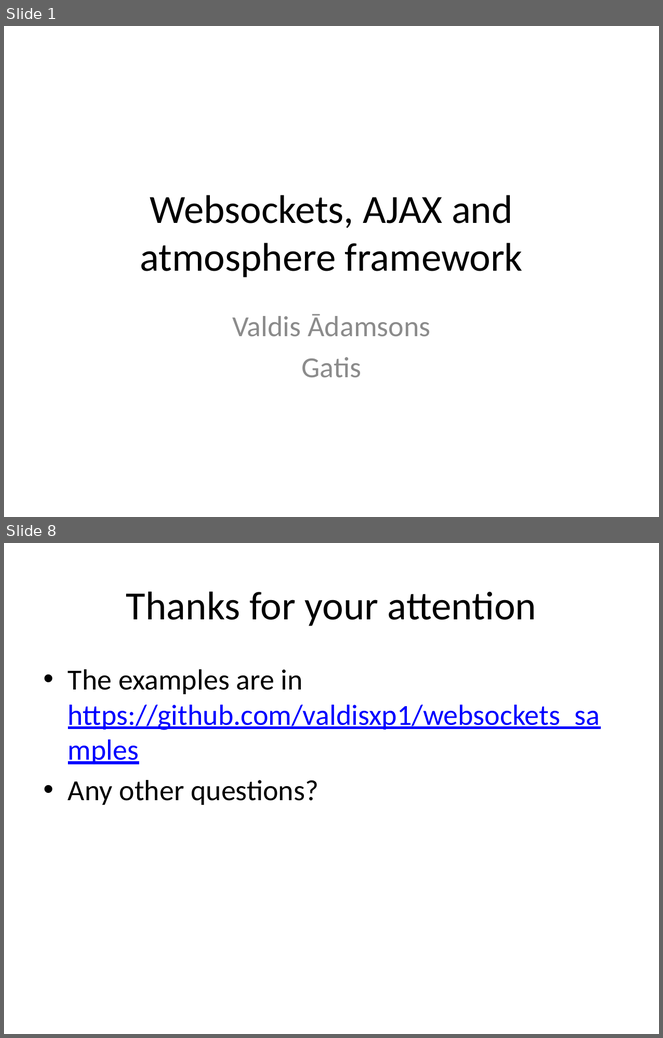
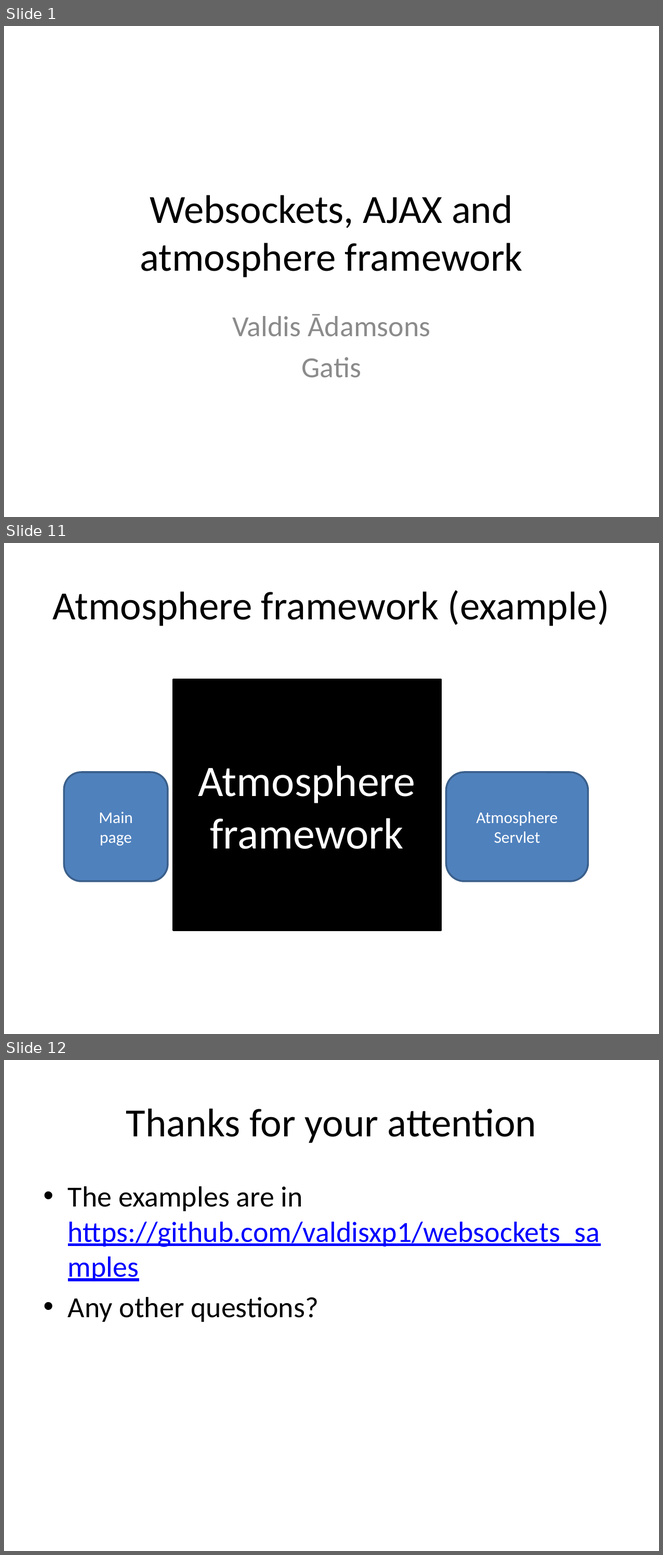
Before and after one commit to valdisxp1/websockets_samples, a slide deck: Atmoshere_and_websockets.pptx. Shown one above the other, each under a label of ours: slides 1 and 8 before the commit, slides 1, 11 and 12 after it; the slides between them are not shown. The pictures are 663x1038 and 663x1555 pixels, drawn with LibreOffice and Linux fonts; fonts in the diff are those of the drawing. Boxes give left, top, right and bottom in pixels: in the first picture for what was removed or moved away, otherwise in the second. Text is boxed around its words. In the diff, an @@ line names an element or a change of style, - is before the commit and + after.

```diff
--- a/Atmoshere_and_websockets.pptx
+++ b/Atmoshere_and_websockets.pptx
@@ slide 11 added at (4, 543, 659, 1034), background #FFFFFF @@
@@ title added at (53, 590, 609, 626), 44 pt, text #000000 @@
+Atmosphere framework (example)
@@ rectangle added at (173, 679, 440, 930), fill #000000, outline #000000 2 pt, 48 pt, text #FFFFFF @@
+Atmosphere framework
@@ rounded rectangle added at (64, 772, 168, 882), fill #4F81BD, outline #3A5F8C 2 pt, 18 pt, text #FFFFFF @@
+Main
+page
@@ rounded rectangle added at (446, 772, 588, 882), fill #4F81BD, outline #3A5F8C 2 pt, 18 pt, text #FFFFFF @@
+Atmosphere Servlet
@@ what was slide 8 is now slide 12 @@
```
Also in this commit, not shown: 2 slides changed, 7 other slides added, 4 slides removed.
